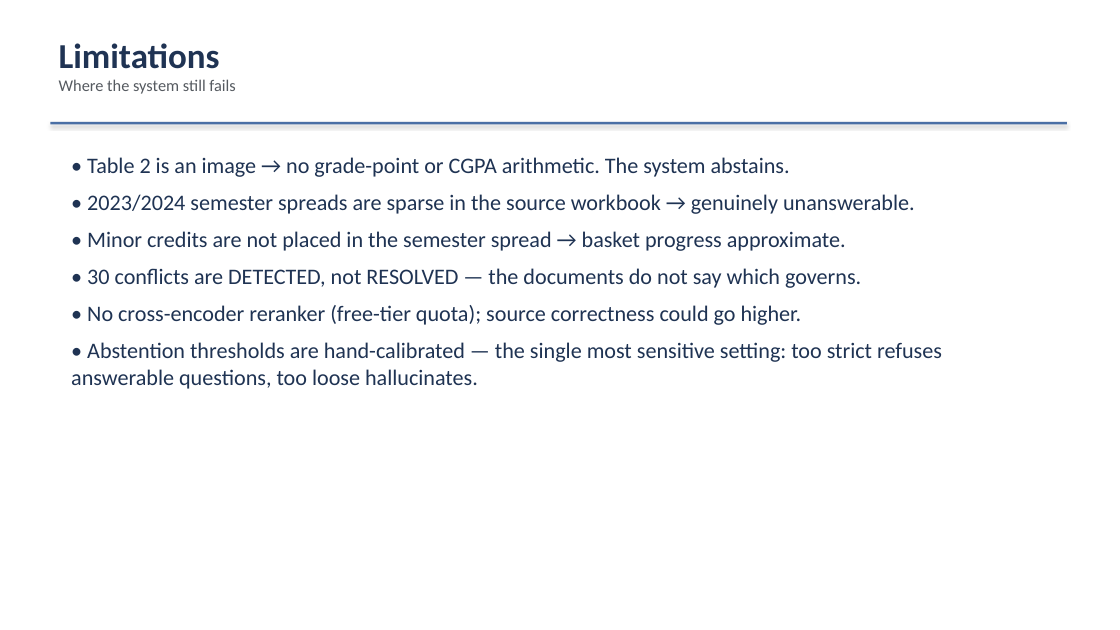
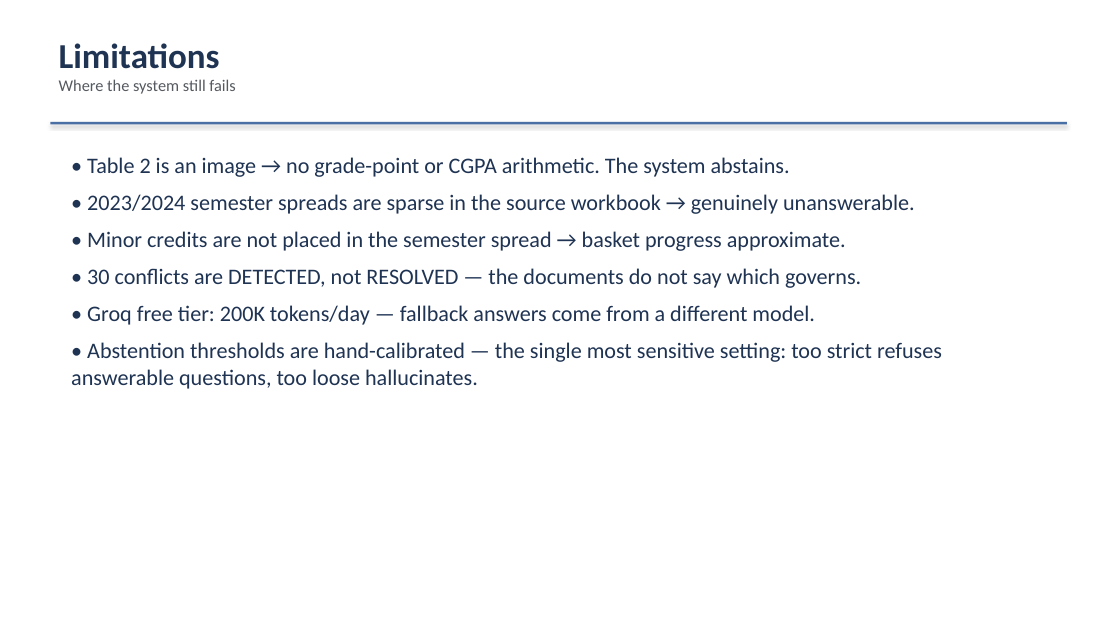
Before and after one commit to Shivshankar8261/Academic-Advisor, a slide deck: slide 15 of report/AI_Academic_Advisor_Presentation.pptx. Drawn at 1120x630 pixels with LibreOffice and Linux fonts; fonts in the diff are those of the drawing. Boxes give left, top, right and bottom in pixels: in the first picture for what was removed or moved away, otherwise in the second. Text is boxed around its words. In the diff, an @@ line names an element or a change of style, - is before the commit and + after.

```diff
--- a/report/AI_Academic_Advisor_Presentation.pptx
+++ b/report/AI_Academic_Advisor_Presentation.pptx
@@ text at (87,305,815,325): text changed @@
-• No cross-encoder reranker (free-tier quota); source correctness could go higher.
+• Groq free tier: 200K tokens/day — fallback answers come from a different model.
```
Also in this commit, not shown: 2 other slides changed, 22 other files.
